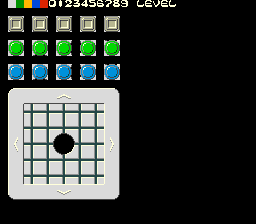
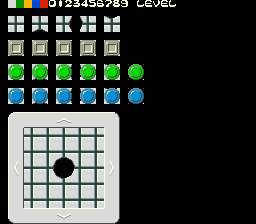
Layered file, before and after one edit (256 x 224). Changes by layer:
removed layer "Pasted Layer" over [53, 133, 75, 155]
painted on "Background" over [8, 16, 144, 224]
